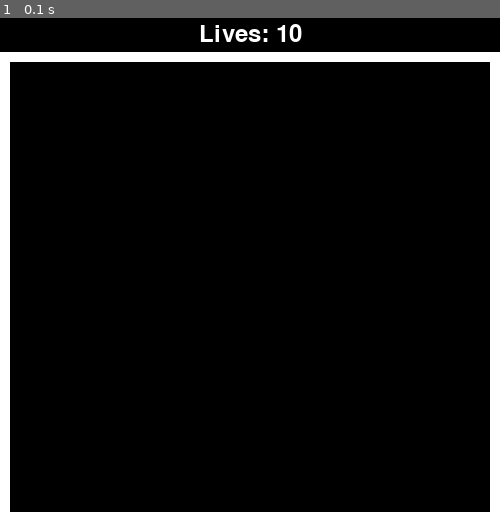
Above: before the commit, frame 1.
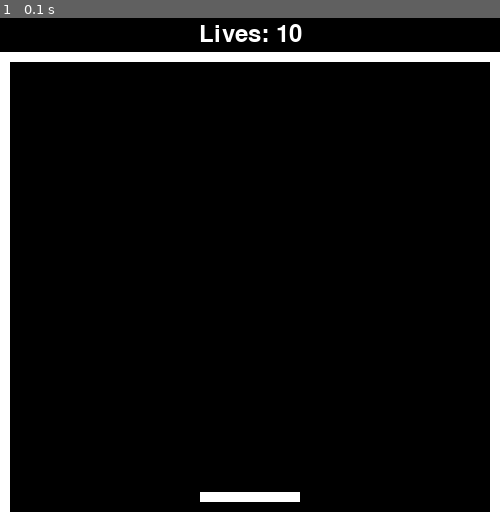
Above: after the commit, the same moment.

Repository: rabramley/pygames
Game: pygame game, started from pong.py
Same seed, same stepped clock (60 frames per second), same inputs: the game is played once before the commit and once after it.
Inputs:
- Up to frame 1 (0.1 s): no input

The runs differ from the first frame. In frame 1, 0.4% of the frame differs, in the area x 40-60%, y 95-98%.

Commit message:
Added Paddle

Diff:
--- a/pong.py
+++ b/pong.py
@@ -6,7 +6,8 @@
 SCREEN_WIDTH = 500
 SCREEN_HEIGHT = 500
 
-WALL_WIDTH = 10
+WALL_THICKNESS = 10
+PADDLE_WIDTH = 100
 PLAY_AREA_TOP = 40
 
 WALL_COLOR = (255, 255, 255)
@@ -41,9 +42,10 @@
 
 
 lives = 10
-top_wall = Wall(SCREEN_WIDTH, WALL_WIDTH, 0, PLAY_AREA_TOP)
-left_wall = Wall(WALL_WIDTH, SCREEN_HEIGHT - PLAY_AREA_TOP, 0, PLAY_AREA_TOP)
-right_wall = Wall(WALL_WIDTH, SCREEN_HEIGHT - PLAY_AREA_TOP, SCREEN_WIDTH - WALL_WIDTH, PLAY_AREA_TOP)
+top_wall = Wall(SCREEN_WIDTH, WALL_THICKNESS, 0, PLAY_AREA_TOP)
+left_wall = Wall(WALL_THICKNESS, SCREEN_HEIGHT - PLAY_AREA_TOP, 0, PLAY_AREA_TOP)
+right_wall = Wall(WALL_THICKNESS, SCREEN_HEIGHT - PLAY_AREA_TOP, SCREEN_WIDTH - WALL_THICKNESS, PLAY_AREA_TOP)
+paddle = Wall(PADDLE_WIDTH, WALL_THICKNESS, (SCREEN_WIDTH / 2) - (PADDLE_WIDTH / 2), SCREEN_HEIGHT - WALL_THICKNESS - 10)
 
 # Set up the drawing window
 screen = pygame.display.set_mode([SCREEN_WIDTH, SCREEN_HEIGHT])
